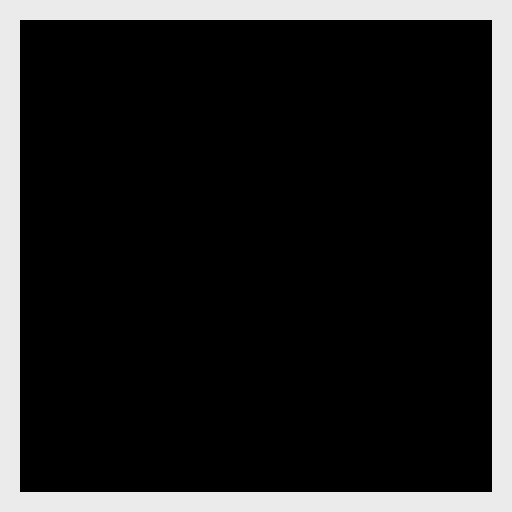
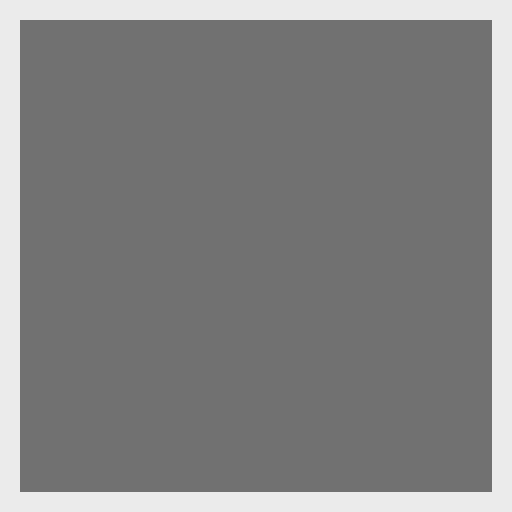
The second (512, 512) image is a revision of the first. Changes to its layers:
added layer "Layer 1" (86%) above "Rectangle 1" over [20, 20, 492, 492]
